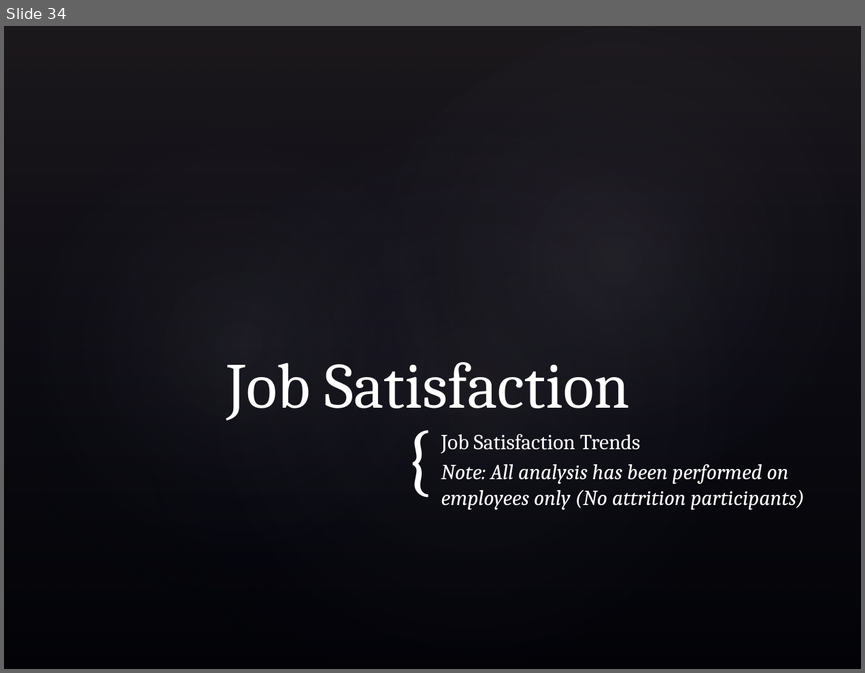
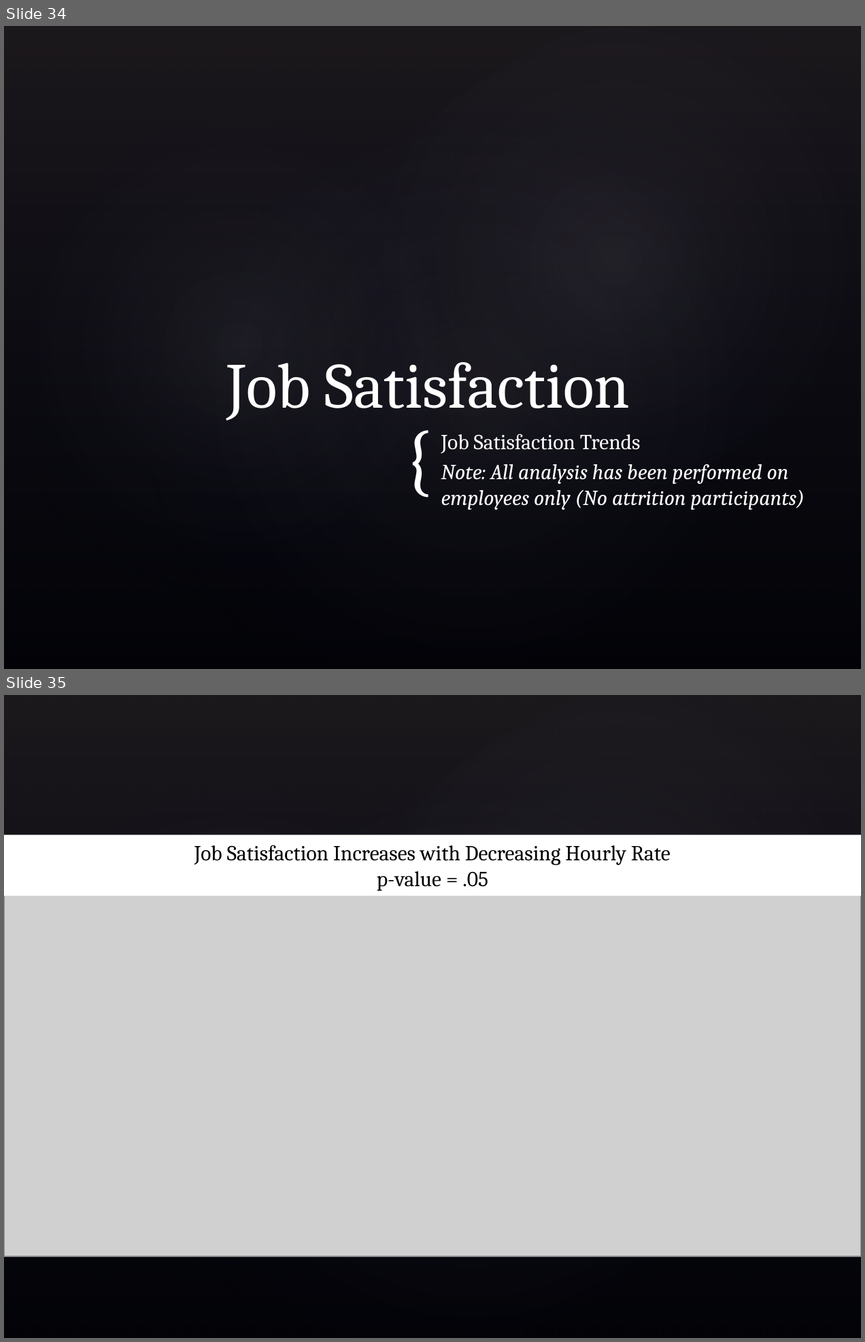
Before and after one commit to noellebr/CaseStudy2, a slide deck: AWNCaseStudy2PresentationFinal.pptx. Shown one above the other, each under a label of ours: slide 34 before the commit, slides 34 and 35 after it. The pictures are 865x673 and 865x1342 pixels, drawn with LibreOffice and Linux fonts; fonts in the diff are those of the drawing; grey boxes stand for pictures; background and template pictures are left out. Boxes give left, top, right and bottom in pixels: in the first picture for what was removed or moved away, otherwise in the second. Text is boxed around its words. In the diff, an @@ line names an element or a change of style, - is before the commit and + after.

```diff
--- a/AWNCaseStudy2PresentationFinal.pptx
+++ b/AWNCaseStudy2PresentationFinal.pptx
@@ slide 35 added at <box>4,695,861,1338</box>, background picture (left out); not listed: 4 template elements that a slide beside it also shows @@
@@ picture added at <box>4,834,861,1255</box> @@
@@ rectangle added at <box>4,834,861,896</box>, fill #FFFFFF, 18 pt, text #000000 @@
+Job Satisfaction Increases with Decreasing Hourly Rate
+p-value = .05
```
Also in this commit, not shown: 1 slide removed.
